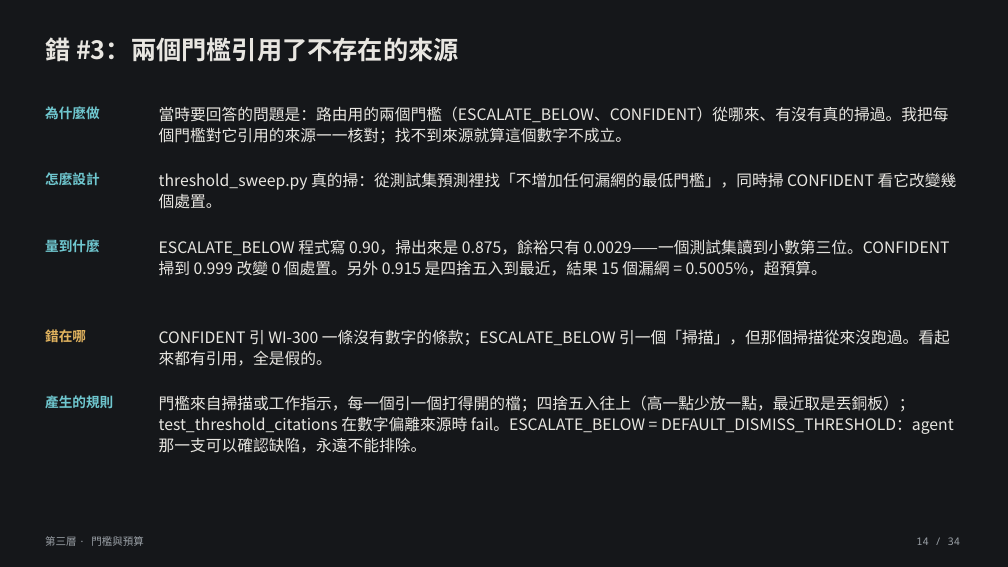
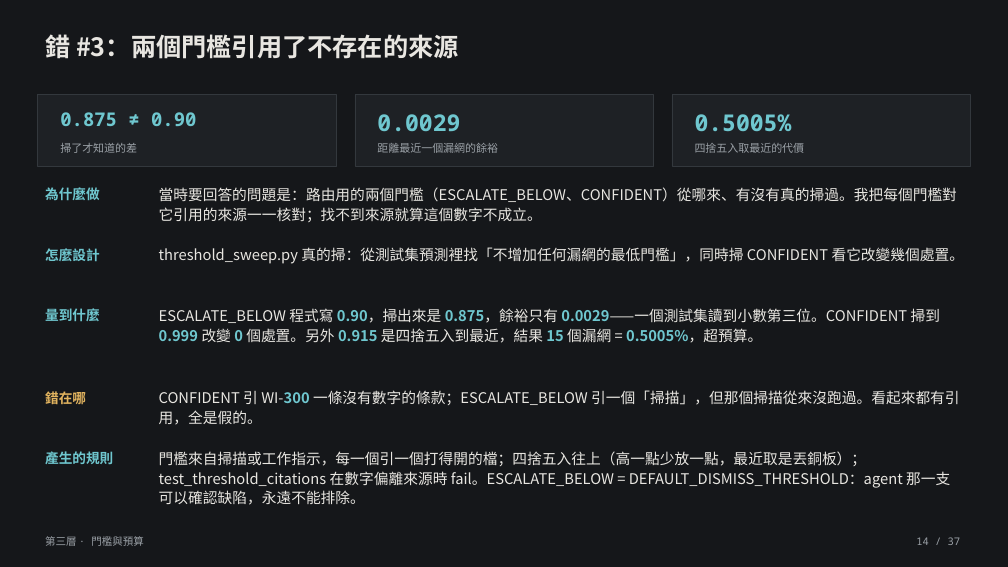
Before and after one commit to lin891020/aoi-agent, a slide deck: slide 14 of docs/deck/aoi-agent-journey.zh-TW.pptx. Drawn at 1008x567 pixels with LibreOffice and Linux fonts; fonts in the diff are those of the drawing. Boxes give left, top, right and bottom in pixels: in the first picture for what was removed or moved away, otherwise in the second. Text is boxed around its words. In the diff, an @@ line names an element or a change of style, - is before the commit and + after.

```diff
--- a/docs/deck/aoi-agent-journey.zh-TW.pptx
+++ b/docs/deck/aoi-agent-journey.zh-TW.pptx
@@ text "錯 #3：兩個門檻引用了不存在的來源": place and size @@
-text "錯 #3：兩個門檻引用了不存在的來源" at box(45, 34, 459, 67)
+text "錯 #3：兩個門檻引用了不存在的來源" at box(45, 30, 459, 63)
@@ rectangle added at box(38, 95, 336, 166), fill #1E2125, outline #33383D 0.75 pt @@
@@ text added at box(60, 112, 196, 126), 18 pt, text #6FC7CF, bold @@
+0.875 ≠ 0.90
@@ rectangle added at box(355, 95, 653, 166), fill #1E2125, outline #33383D 0.75 pt @@
@@ text added at box(377, 114, 460, 131), 22 pt, text #6FC7CF, bold @@
+0.0029
@@ rectangle added at box(672, 95, 970, 166), fill #1E2125, outline #33383D 0.75 pt @@
@@ text added at box(695, 114, 792, 131), 22 pt, text #6FC7CF, bold @@
+0.5005%
@@ text added at box(60, 143, 137, 153), 10.5 pt, text #9AA0A6 @@
+掃了才知道的差
@@ text added at box(377, 143, 498, 153), 10.5 pt, text #9AA0A6 @@
+距離最近一個漏網的餘裕
@@ text added at box(695, 143, 805, 153), 10.5 pt, text #9AA0A6 @@
+四捨五入取最近的代價
@@ text "為什麼做": place and size @@
-text "為什麼做" at box(45, 106, 99, 119)
+text "為什麼做" at box(45, 187, 99, 200)
@@ size 15 to 14 pt in 3 elements at box(159, 451, 950, 505), box(159, 247, 965, 264), box(159, 187, 957, 222) @@
@@ text "當時要回答的問題是：路由用的兩個門檻（ESCALATE_BELOW、CONFIDENT）從哪來、有沒有真的掃過。我把每個 ...": place and size @@
-text "當時要回答的問題是：路由用的兩個門檻（ESCALATE_BELOW、CONFIDENT）從哪來、有沒有真的掃過。我把每個 ..." at box(159, 106, 949, 144)
+text "當時要回答的問題是：路由用的兩個門檻（ESCALATE_BELOW、CONFIDENT）從哪來、有沒有真的掃過。我把每個 ..." at box(159, 187, 957, 222)
@@ text "怎麼設計": place and size @@
-text "怎麼設計" at box(45, 172, 99, 185)
+text "怎麼設計" at box(45, 248, 99, 261)
@@ text "threshold_sweep.py 真的掃：從測試集預測裡找「不增加任何漏網的最低門檻」，同時掃 CONFIDENT  ...": place and size @@
-text "threshold_sweep.py 真的掃：從測試集預測裡找「不增加任何漏網的最低門檻」，同時掃 CONFIDENT  ..." at box(159, 172, 957, 209)
+text "threshold_sweep.py 真的掃：從測試集預測裡找「不增加任何漏網的最低門檻」，同時掃 CONFIDENT  ..." at box(159, 247, 965, 264)
@@ text "量到什麼": place and size @@
-text "量到什麼" at box(45, 239, 99, 252)
+text "量到什麼" at box(45, 308, 99, 321)
@@ text "ESCALATE_BELOW 程式寫 0.90，掃出來是 0.875，餘裕只有 0.0029——一個測試集讀到小數第三位 ...": place and size @@
-text "ESCALATE_BELOW 程式寫 0.90，掃出來是 0.875，餘裕只有 0.0029——一個測試集讀到小數第三位 ..." at box(159, 239, 950, 276)
+text "ESCALATE_BELOW 程式寫 0.90，掃出來是 0.875，餘裕只有 0.0029——一個測試集讀到小數第三位 ..." at box(159, 308, 940, 343)
@@ text "ESCALATE_BELOW 程式寫 0.90，掃出來是 0.875，餘裕只有 0.0029——一個測試集讀到小數第三位 ..." at box(159, 308, 940, 343): size 15 to 14 pt; text colour #E8E6E1 to #6FC7CF, bold on in "0.90，掃出來是 0.875，餘裕只有 0.0029——一個測試集讀到小數第三位。CONFIDENT 0.999 0  ..." @@
@@ text "錯在哪": place and size @@
-text "錯在哪" at box(45, 327, 86, 345)
+text "錯在哪" at box(45, 389, 86, 407)
@@ text "CONFIDENT 引 WI-300 一條沒有數字的條款；ESCALATE_BELOW 引一個「掃描」，但那個掃描從來沒 ...": place and size @@
-text "CONFIDENT 引 WI-300 一條沒有數字的條款；ESCALATE_BELOW 引一個「掃描」，但那個掃描從來沒 ..." at box(159, 329, 950, 366)
+text "CONFIDENT 引 WI-300 一條沒有數字的條款；ESCALATE_BELOW 引一個「掃描」，但那個掃描從來沒 ..." at box(159, 390, 959, 425)
@@ text "CONFIDENT 引 WI-300 一條沒有數字的條款；ESCALATE_BELOW 引一個「掃描」，但那個掃描從來沒 ..." at box(159, 390, 959, 425): size 15 to 14 pt; text colour #E8E6E1 to #6FC7CF, bold on in "WI-300" @@
@@ text "產生的規則": place and size @@
-text "產生的規則" at box(45, 395, 113, 408)
+text "產生的規則" at box(45, 451, 113, 464)
@@ text "門檻來自掃描或工作指示，每一個引一個打得開的檔；四捨五入往上（高一點少放一點，最近取是丟銅板）；test_thresho ...": place and size @@
-text "門檻來自掃描或工作指示，每一個引一個打得開的檔；四捨五入往上（高一點少放一點，最近取是丟銅板）；test_thresho ..." at box(159, 395, 954, 453)
+text "門檻來自掃描或工作指示，每一個引一個打得開的檔；四捨五入往上（高一點少放一點，最近取是丟銅板）；test_thresho ..." at box(159, 451, 950, 505)
@@ text at box(916, 537, 961, 545): text changed @@
-14 / 34
+14 / 37
```
Also in this commit, not shown: 33 other slides changed, 3 slides added, 9 other files.
